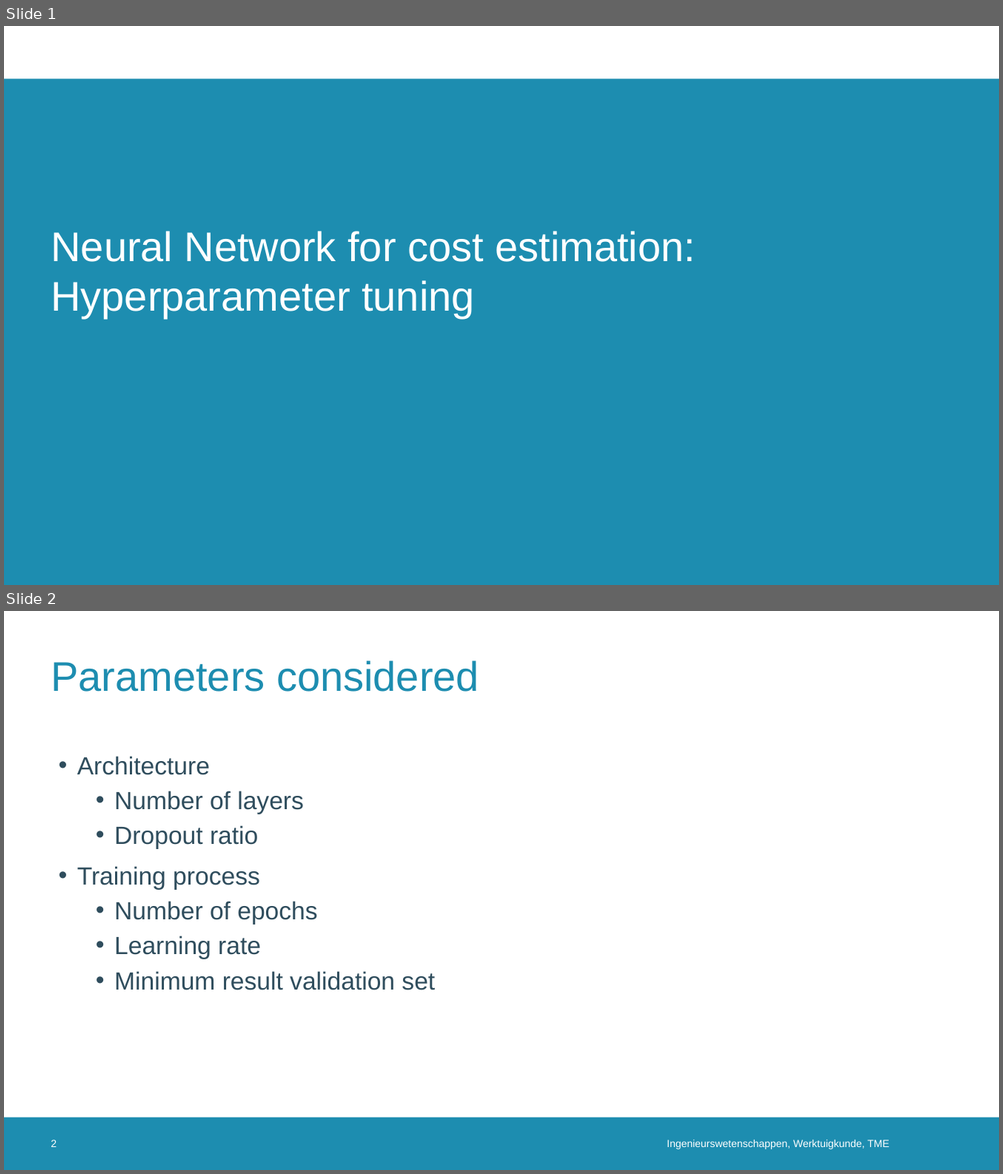
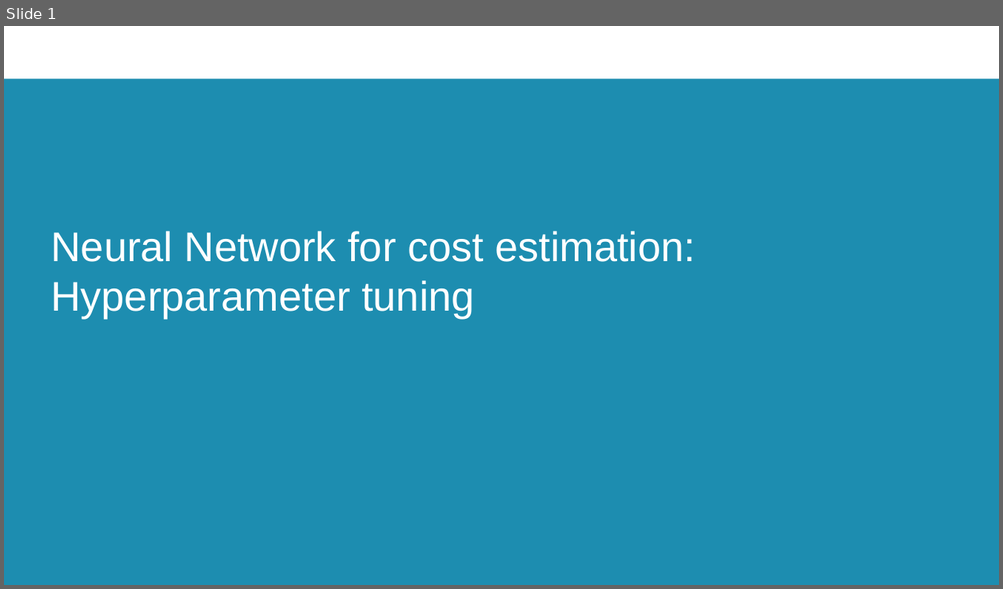
Before and after one commit to erikfilias/JointResearch, a slide deck: 02. Presentations/PresentationGroup.pptx. Shown one above the other, each under a label of ours: slides 1 and 2 before the commit, slide 1 after it. The pictures are 1003x1174 and 1003x589 pixels, drawn with LibreOffice and Linux fonts; fonts in the diff are those of the drawing; background and template pictures are left out. Boxes give left, top, right and bottom in pixels: in the first picture for what was removed or moved away, otherwise in the second. Text is boxed around its words. In the diff, an @@ line names an element or a change of style, - is before the commit and + after.

```diff
--- a/02. Presentations/PresentationGroup.pptx
+++ b/02. Presentations/PresentationGroup.pptx
@@ slide 2 removed at (x1=4, y1=611, x2=999, y2=1170), background #FFFFFF; not listed: 1 template element that a slide beside it also shows @@
@@ title removed at (x1=51, y1=661, x2=479, y2=692) @@
-Parameters considered
@@ text removed at (x1=77, y1=756, x2=435, y2=991) @@
-• Architecture
-  • Number of layers
-  • Dropout ratio
-• Training process
-  • Number of epochs
-  • Learning rate
-  • Minimum result validation set
@@ page number removed at (x1=51, y1=1140, x2=57, y2=1147) @@
-2
@@ text removed at (x1=666, y1=1140, x2=889, y2=1150) @@
-Ingenieurswetenschappen, Werktuigkunde, TME
```
Also in this commit, not shown: 1 slide added.
